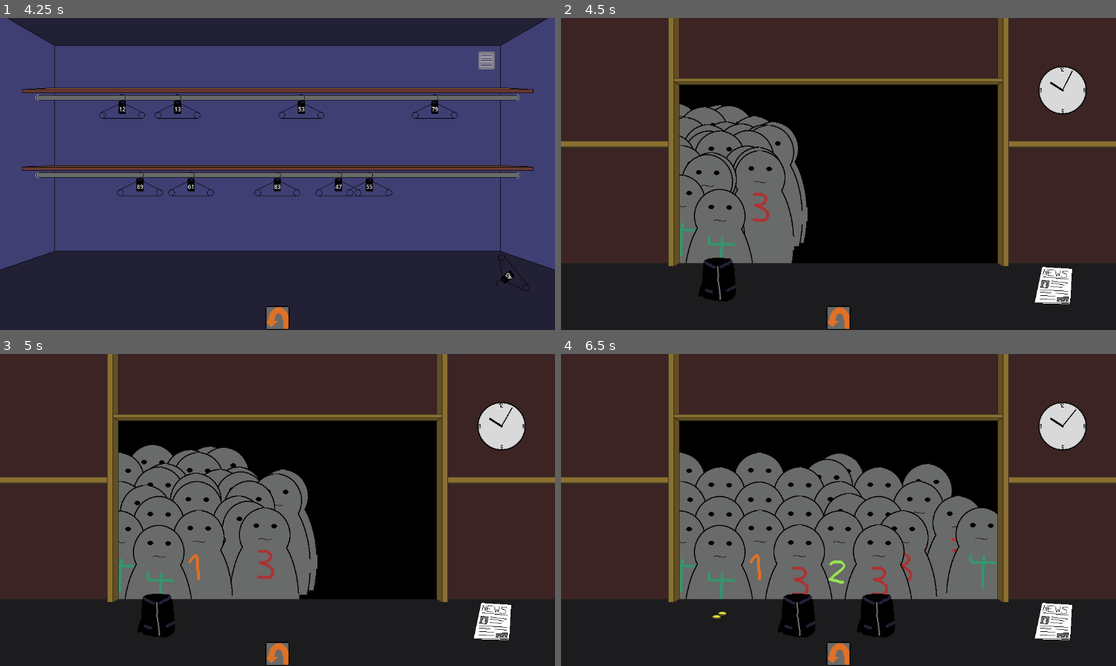
Above: before the commit, frames 1-4 (two rows, left to right).
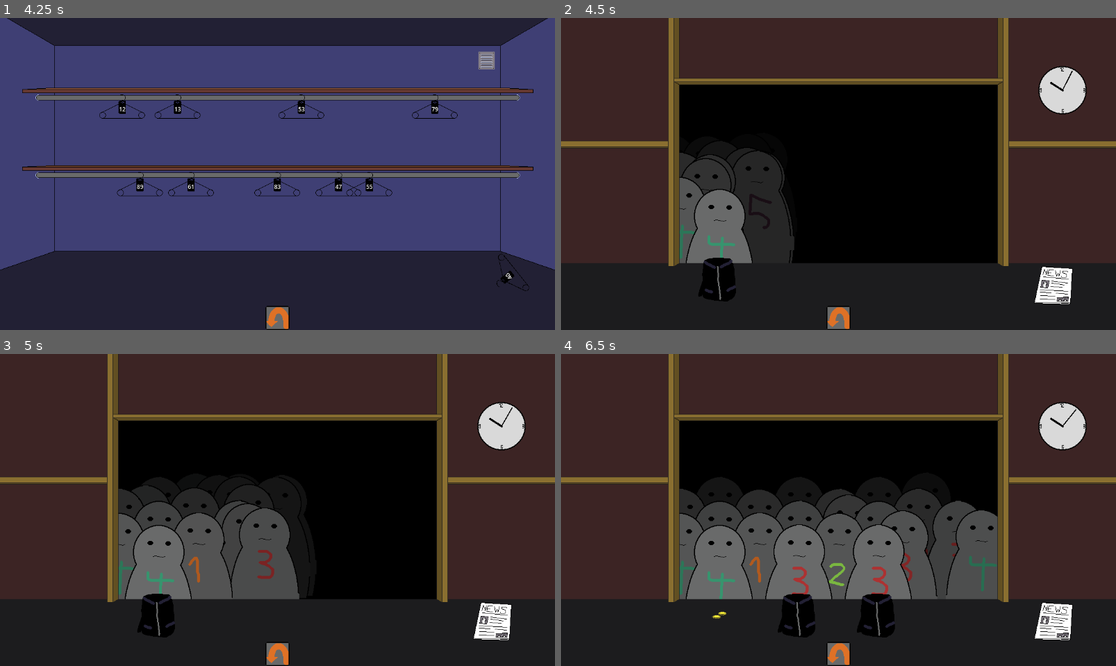
Above: after the commit, the same moments.

Repository: Reicher/cloakroom
Game: Godot game, scene res://scenes/game.tscn
Same seed, same stepped clock (60 frames per second), same inputs: the game is played once before the commit and once after it.
Inputs (mouse positions are in pixels of both pictures, inside the frame that each line leads up to):
- Up to frame 1 (4.25 s): click (277, 317) at 0.5 s; click (277, 317) at 1.25 s; click (277, 317) at 2 s; tap Enter at 2.75 s; move the mouse to (122, 108) at 2.77 s; click (122, 108) at 2.92 s; tap Space at 3.5 s; move the mouse to (488, 283) at 3.52 s; click (488, 283) at 3.67 s
- Up to frame 2 (4.5 s): tap Enter at 4.25 s; move the mouse to (683, 108) at 4.27 s; click (683, 108) at 4.42 s
- Up to frame 3 (5 s): no input
- Up to frame 4 (6.5 s): move the mouse to (721, 612) at 5.02 s; click (721, 612) at 5.17 s; move the mouse to (877, 612) at 5.77 s; click (877, 612) at 5.92 s

Frame 1 is identical in both runs. In frame 2, 7.3% of the frame differs, in the area x 21-45%, y 27-79%; in frame 3, 10%; in frame 4, 13%, in the area x 21-79%, y 31-79%.
Error before the commit: Invalid operands 'float' and 'String' in operator '+'. (res://scripts/queue.gd:40)

Commit message:
Update queue.gd
Finetuned darkness in line

Diff:
--- a/scripts/queue.gd
+++ b/scripts/queue.gd
@@ -3,8 +3,8 @@
 # This file is a mess, hopefully I will never have to revisit it
 
 @export var max_spots_per_row = 4
-@export var row_spacing = 30 # Vertical spacing between rows
-@export var total_rows = 8
+@export var row_spacing = 25 # Vertical spacing between rows
+@export var total_rows = 5
 
 # 2D array of rows, each containing spots with position and guest info
 var rows: Array = []
@@ -36,11 +36,9 @@
 # Updates the modulate property of the guest based on its Y position
 func _update_guest_modulate(guest: Node2D) -> void:
 	var max_y = $Window.position.y + $Window.size.y
-	var min_y = $Window.position.y
-	print(min_y + " " + max_y)
+	var min_y = max_y - (total_rows * row_spacing)
 	var fade_factor = clamp((guest.position.y - min_y) / (max_y - min_y), 0.0, 1.0)
 	guest.modulate = Color(fade_factor, fade_factor, fade_factor, 1.0) # Fade to black
-
 
 func _process(delta: float) -> void:
 	for row in rows:
